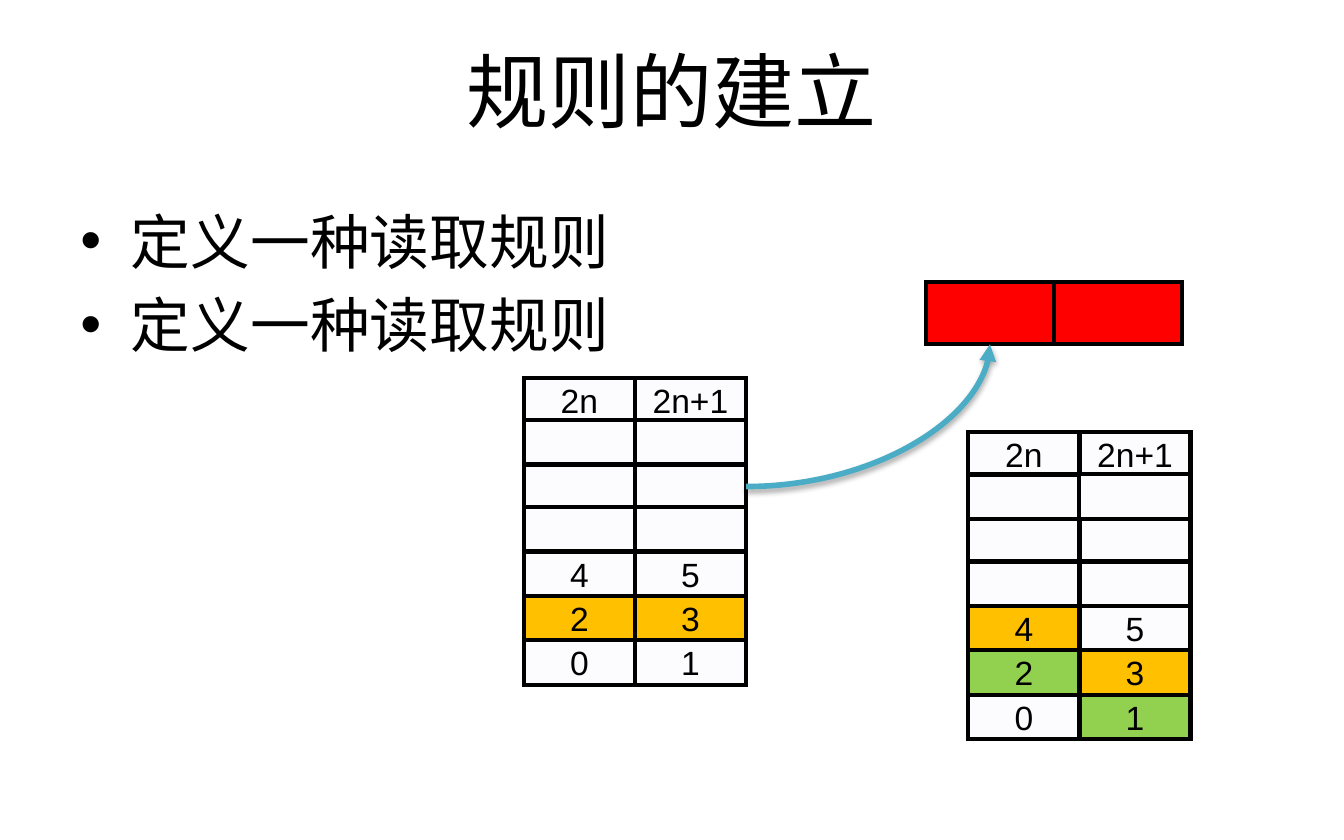
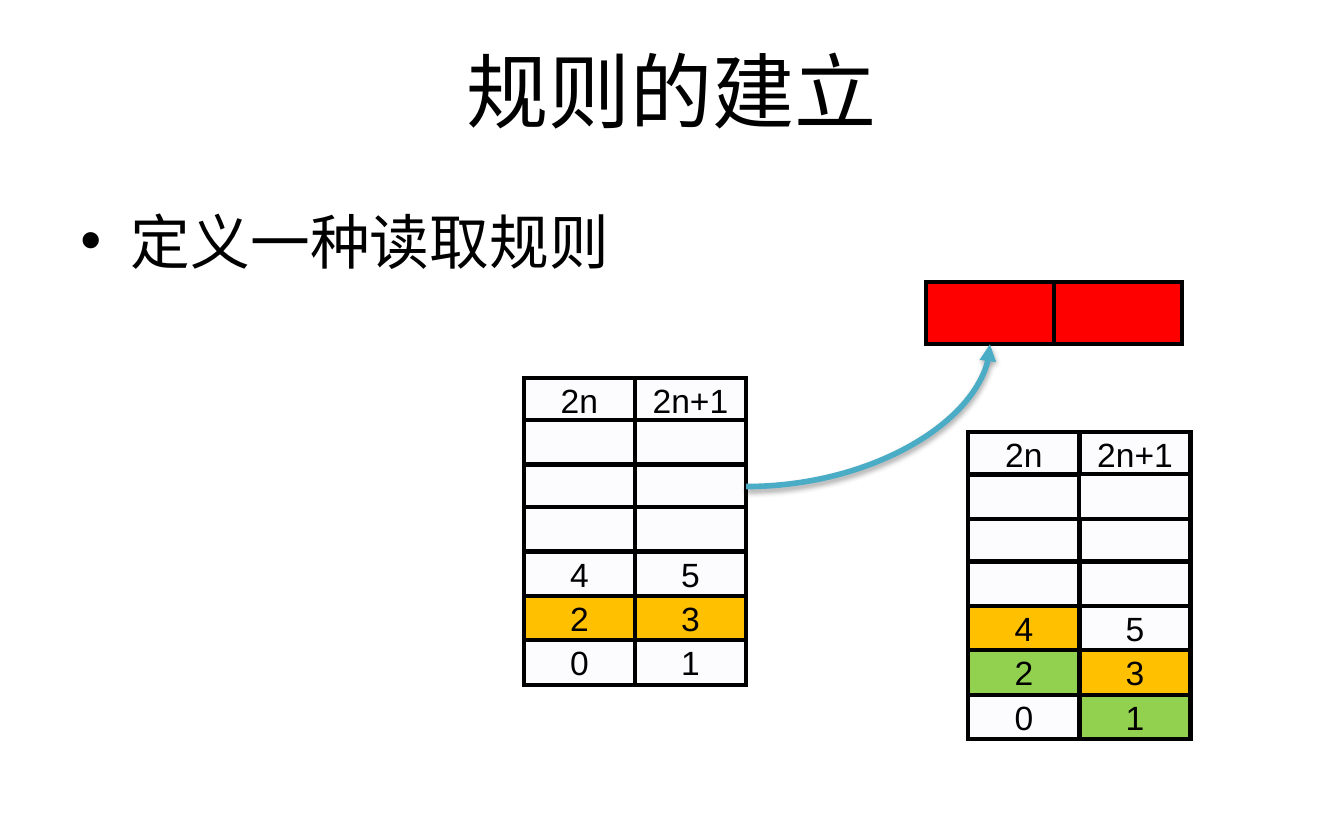
Before and after one commit to zuoshenghuang/curriculum, a slide deck: slide 6 of programming/2018/ch_4_memory.pptx. Drawn at 1344x840 pixels with LibreOffice and Linux fonts; fonts in the diff are those of the drawing; background and template pictures are left out. Boxes give left, top, right and bottom in pixels: in the first picture for what was removed or moved away, otherwise in the second. Text is boxed around its words. In the diff, an @@ line names an element or a change of style, - is before the commit and + after.

```diff
--- a/programming/2018/ch_4_memory.pptx
+++ b/programming/2018/ch_4_memory.pptx
@@ text at [131,296,609,352]: paragraph removed @@
-• 定义一种读取规则
```
Also in this commit, not shown: 2 other slides changed, 2 other files.
